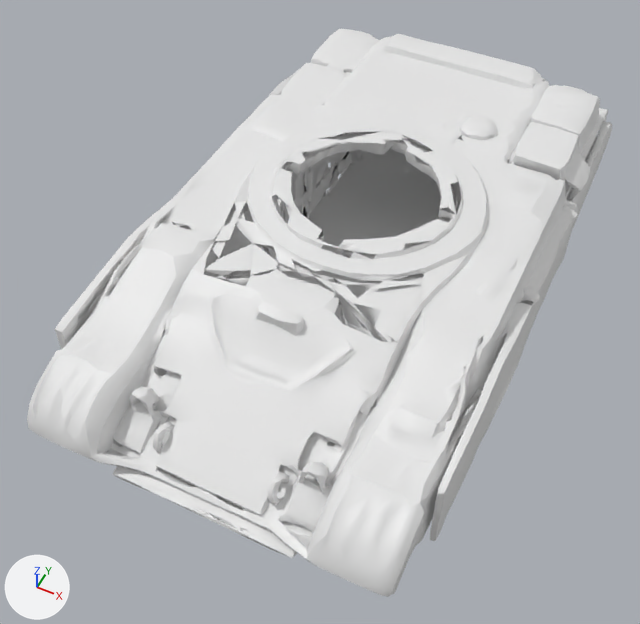
Two versions of the FBX model Assets/Models/Vehicles/Split/heavy_hull_v4.fbx, one commit apart.
One viewpoint serves both versions: a camera (50 mm lens) standing at (4.07, -9.54, 11.81) and looking at (-0.27, -0.86, 0.96). The lights are fixed; the arrows at lower left show +X, +Y and +Z. The first picture is the older version. Vertices at exactly the same position are counted once.

Objects in the first picture: 'heavy_hull'.
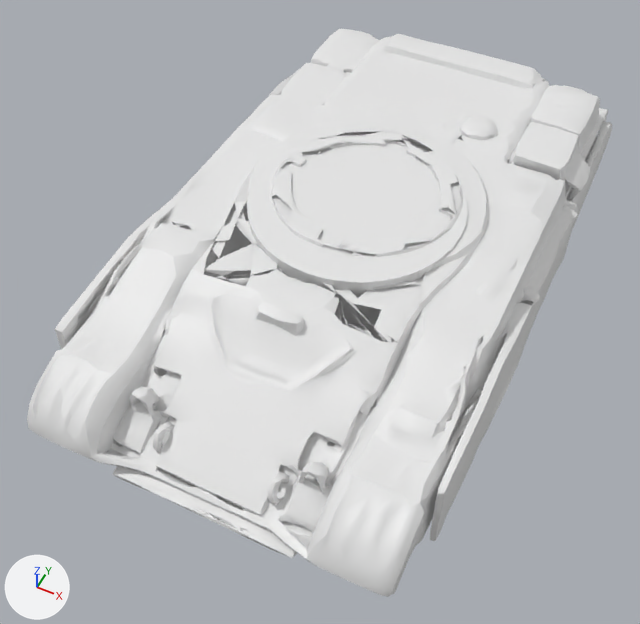
The change, as JSON lines over the scene's bpy script:
```json
{"block": "me_mesh_0", "where": "# used by ob_heavy_hull; location = (0.0, 0.0, 0.0)"}
{"op": "remove", "block": "me_mesh_0", "code": "me_mesh_0.from_pydata(...)  # 13672 vertices, 24227 faces; spans x -3.01..3.01, y -5.1..5.1, z 0.15..2.94"}
{"op": "add", "block": "me_mesh_0", "code": "me_mesh_0.from_pydata(...)  # 13752 vertices, 24269 faces; spans x -3.01..3.01, y -5.1..5.1, z 0.15..2.94"}
{"block": "me_mesh_0", "change": "me_mesh_0 part 1: a new loose piece, a 40-sided cylinder along z spanning x -1.66..1.67, y -1.82..1.51, z 1.98..2.88, in mat_part_0 (its picture is missing)"}
```

What differs and where, as boxes [x1, y1, x2, y2] in the pictures (640 x 624 px):
```json
{"part": 1, "of": "me_mesh_0", "change": "added", "after": [247, 135, 468, 325]}
```
